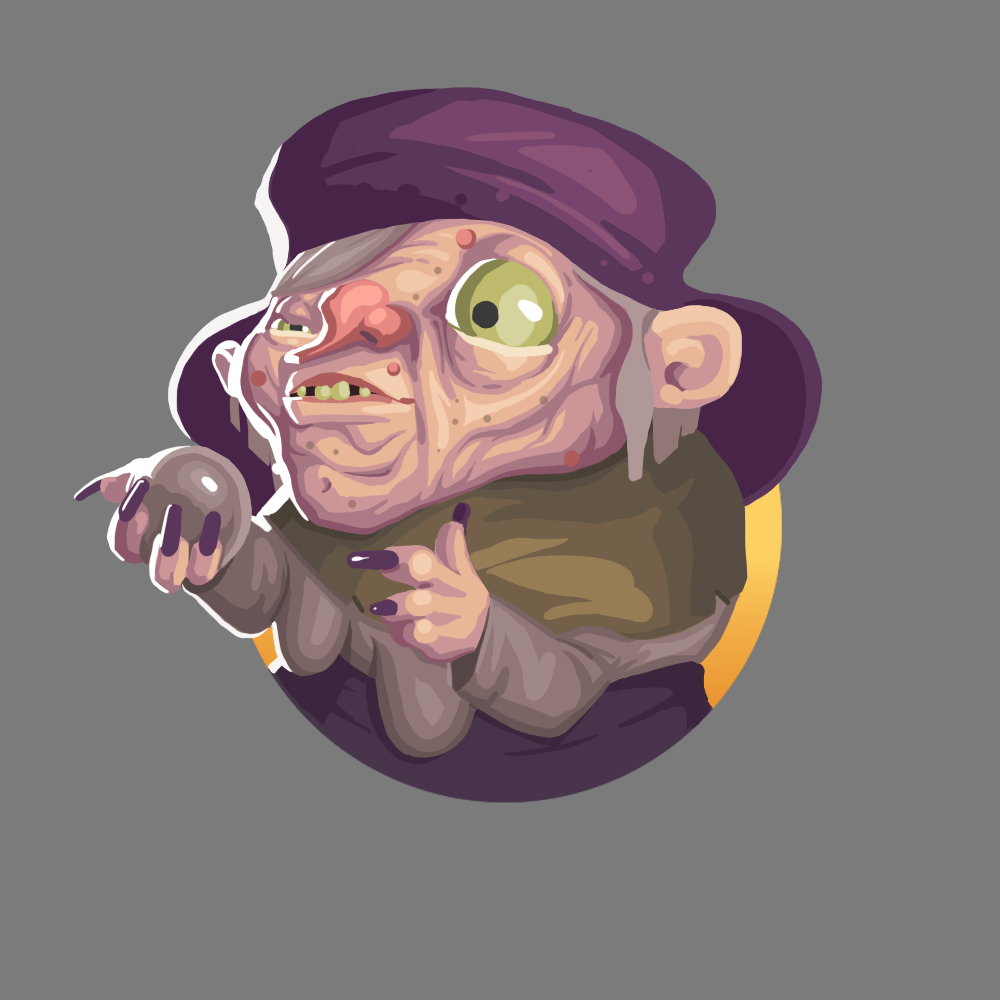
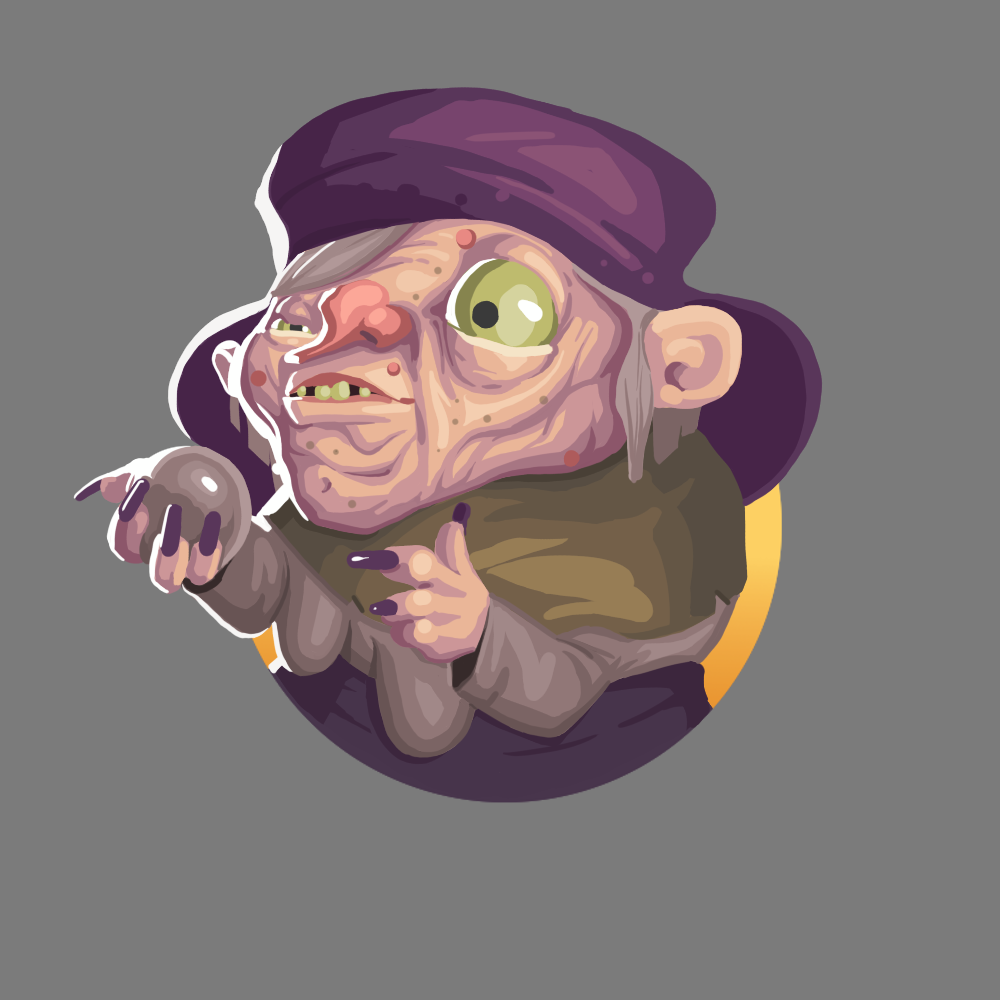
Two versions of the same layered image (w=1000, h=1000). Layer-by-layer changes:
painted on "Layer 35(pasted)" over [208, 162, 702, 688]
painted on "Layer 28" over [182, 192, 702, 688]
painted on "Layer 25" over [182, 192, 702, 688]
painted on "Layer 27" over [182, 162, 702, 688]
